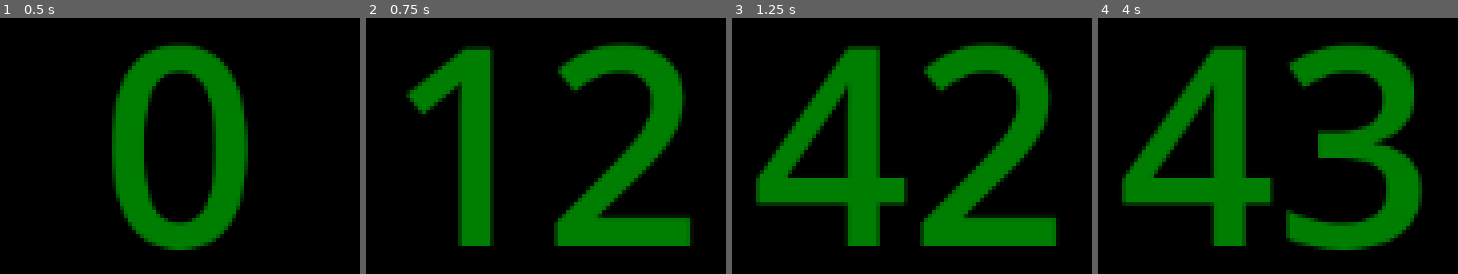
Above: before the commit, frames 1-4 (left to right).
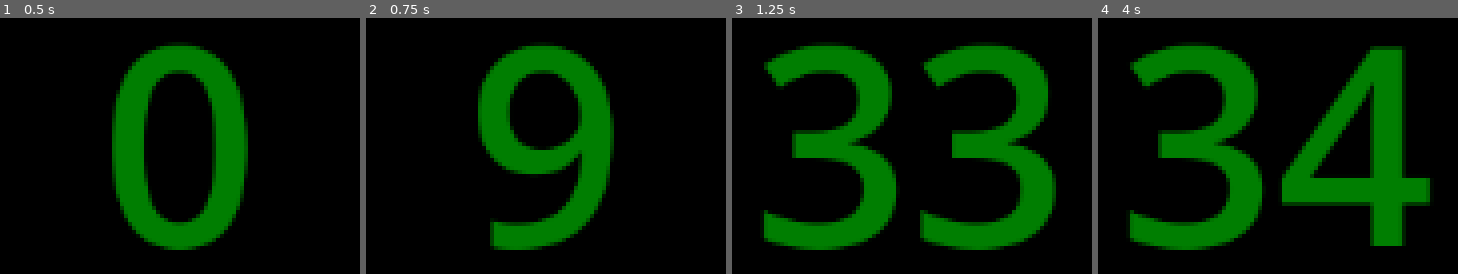
Above: after the commit, the same moments.

Repository: Guilherme-Calland/shift
Game: Godot game, scene res://main_scene.tscn
Two runs of this game, one before a commit and one after it. Both use one fixed random seed, a clock stepped at 60 frames per second and the inputs below.
Inputs:
- Up to frame 1 (0.5 s): no input
- Up to frame 2 (0.75 s): tap Enter at 0.5 s; hold K (acelerate) from 0.53 s (still down)
- Up to frame 3 (1.25 s): keep holding K (acelerate)
- Up to frame 4 (4 s): release K (acelerate) at 1.28 s; tap K (acelerate) at 1.35, 2.85 s; hold K (acelerate) 2.03-2.78 s; hold K (acelerate) from 3.53 s (still down)

Frame 1 is identical in both runs. In frame 2, 32% of the frame differs, in the area x 11-90%, y 9-91%; in frame 3, 26%; in frame 4, 33%, in the area x 6-93%, y 9-91%.

Commit message:
acelerating on 1 gear

Diff:
--- a/main_scene.gd
+++ b/main_scene.gd
@@ -1,11 +1,12 @@
 extends Control
 
-var speed = 0
+var speed : float = 0
+@export var aceleration : float = 0.8
 
-func _process(delta):
+func _process(_delta):
 	if(Input.is_action_pressed("acelerate")):
-		speed+=1
+		speed+=aceleration
 	else:
-		speed = clamp(speed - 1, 0, speed)
+		speed = clamp(speed - aceleration, 0, speed)
 
-	$Speed.text = str(speed)
+	$Speed.text = str(floor(speed))
